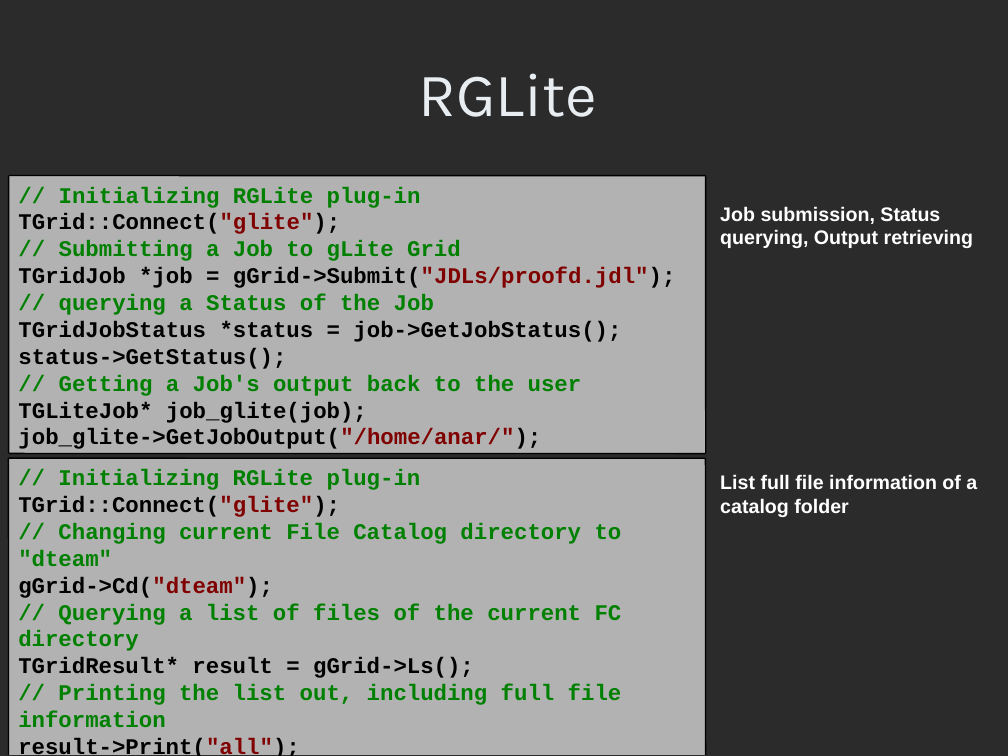
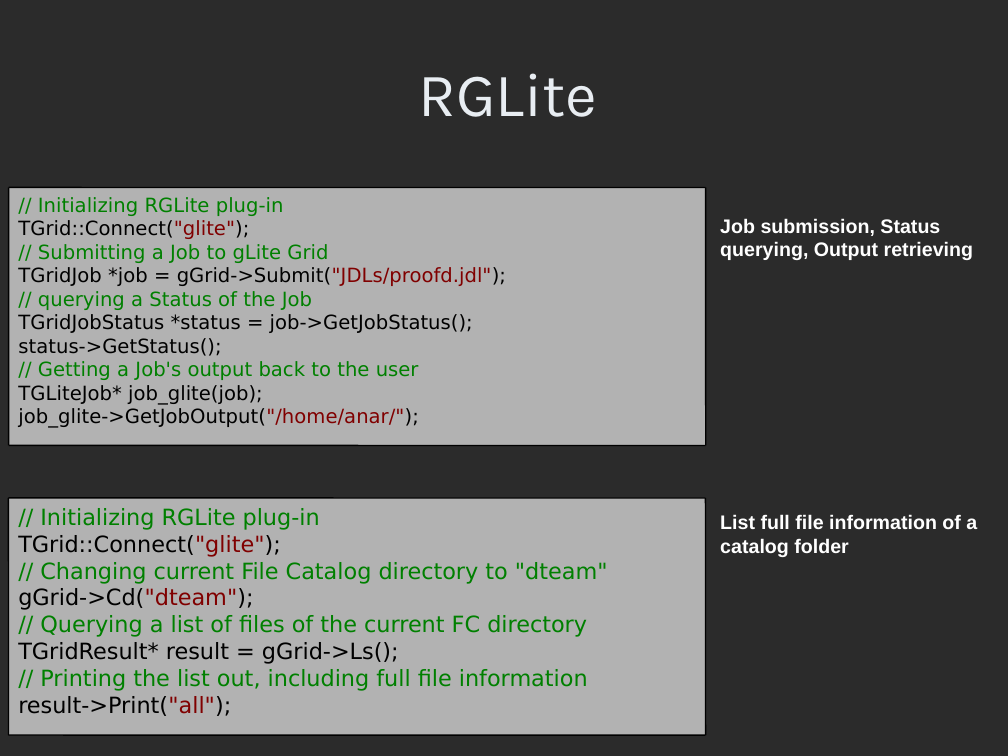
Before and after one commit to AnarManafov/PoDDocumentation, a slide deck: slide 5 of HEPCG-Workshops/2007-Jun/HEPCG-Workshops-2007-Jun(GSI).ppt. Drawn at 1008x756 pixels with LibreOffice and Linux fonts; fonts in the diff are those of the drawing; background and template pictures are left out; a plain dark background stands for a picture behind light text. Boxes give left, top, right and bottom in pixels: in the first picture for what was removed or moved away, otherwise in the second. Text is boxed around its words. In the diff, an @@ line names an element or a change of style, - is before the commit and + after.

```diff
--- a/HEPCG-Workshops/2007-Jun/HEPCG-Workshops-2007-Jun(GSI).ppt
+++ b/HEPCG-Workshops/2007-Jun/HEPCG-Workshops-2007-Jun(GSI).ppt
@@ rectangle "// Initializing RGLite plug-in": place and size @@
-rectangle "// Initializing RGLite plug-in" at (9,175,706,454)
+rectangle "// Initializing RGLite plug-in" at (9,187,706,446)
@@ rectangle "// Initializing RGLite plug-in" at (9,187,706,446): size 16 to 14 pt, font Courier New to DejaVu Sans, bold off @@
@@ line moved from (9, 175) - (706, 175) to (9, 187) - (706, 187) @@
@@ line moved from (9, 175) - (9, 454) to (9, 187) - (9, 446) @@
@@ line moved from (706, 175) - (706, 454) to (706, 187) - (706, 446) @@
@@ text "Job submission, Status querying, Output ...": place and size @@
-text "Job submission, Status querying, Output ..." at (720,206,973,248)
+text "Job submission, Status querying, Output ..." at (720,218,973,260)
@@ line moved from (9, 454) - (706, 454) to (9, 446) - (706, 446) @@
@@ rectangle "// Initializing RGLite plug-in": place and size @@
-rectangle "// Initializing RGLite plug-in" at (8,459,705,755)
+rectangle "// Initializing RGLite plug-in" at (8,498,705,735)
@@ rectangle "// Initializing RGLite plug-in" at (8,498,705,735): font Courier New to DejaVu Sans, bold off @@
@@ line moved from (8, 459) - (706, 459) to (8, 498) - (706, 498) @@
@@ line moved from (8, 459) - (8, 755) to (8, 498) - (8, 735) @@
@@ line moved from (706, 459) - (706, 755) to (706, 498) - (706, 735) @@
@@ text "List full file information of ...": place and size @@
-text "List full file information of ..." at (720,474,977,517)
+text "List full file information of ..." at (720,514,977,557)
@@ line added from (8, 735) to (706, 735), #000000 0.99 pt @@
```
Also in this commit, not shown: 3 other slides changed, 1 slide added.
